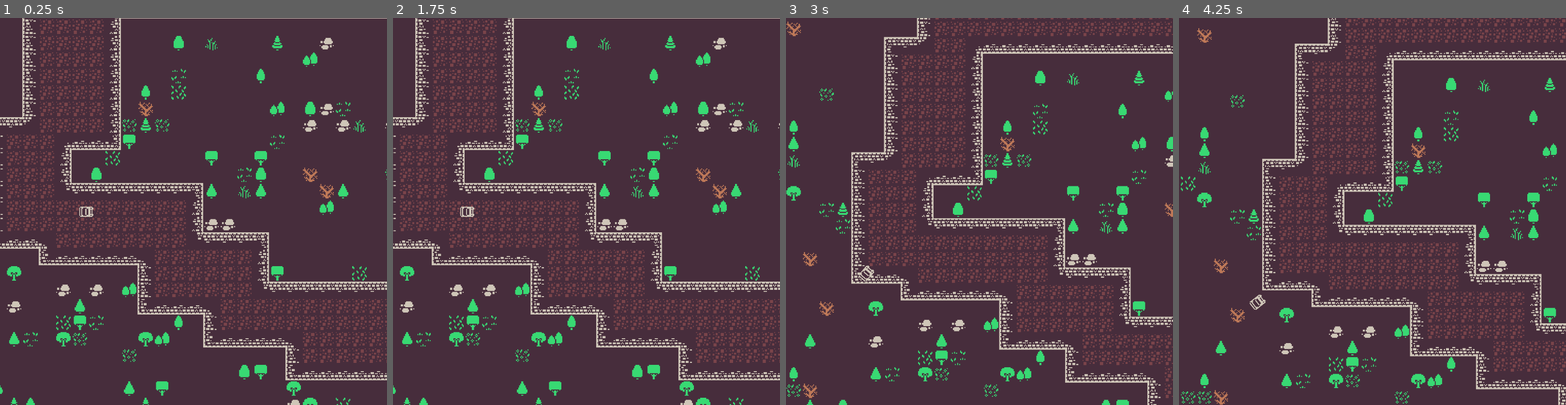
Above: before the commit, frames 1-4 (left to right).
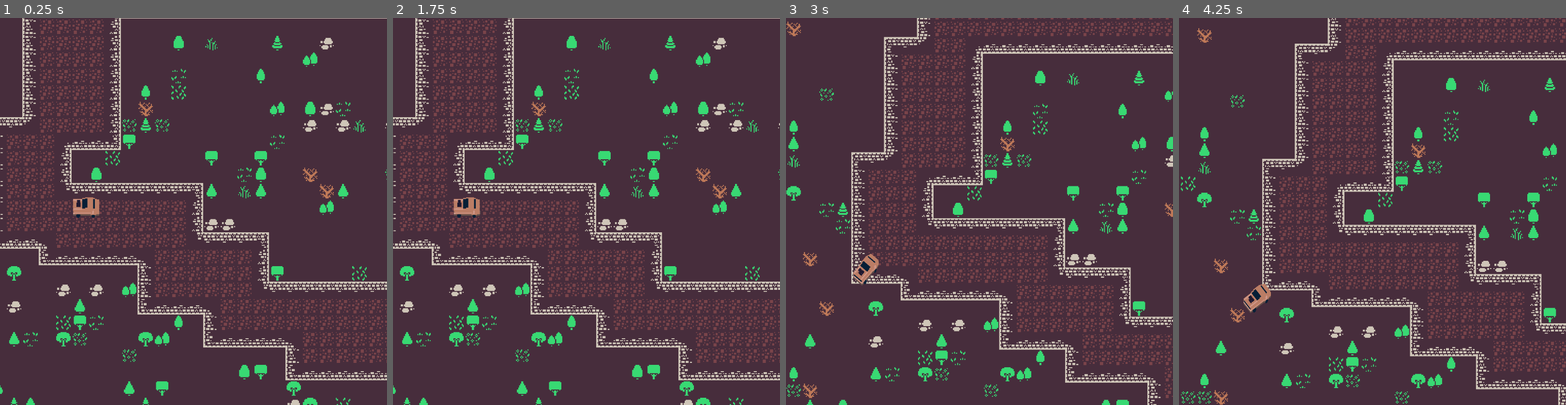
Above: after the commit, the same moments.

Repository: melhor-ia/Race-yourself
Game: Godot game, scene res://game.tscn
Same seed, same stepped clock (60 frames per second), same inputs: the game is played once before the commit and once after it.
Inputs:
- Up to frame 1 (0.25 s): no input
- Up to frame 2 (1.75 s): tap Enter at 0.5 s; hold D (move_right) 0.53-1.28 s; tap Space at 1.25 s; hold S (move_down) from 1.28 s (still down)
- Up to frame 3 (3 s): release S (move_down) at 2.03 s; hold D (move_right) 2.03-2.78 s; hold W (move_up) from 2.78 s (still down)
- Up to frame 4 (4.25 s): release W (move_up) at 3.53 s; hold A (move_left) from 3.53 s (still down)

The runs differ from the first frame. In frame 1, 0.3% of the frame differs, in the area x 18-26%, y 46-52%; in frame 2, 0.3%; in frame 3, 0.3%; in frame 4, 0.3%, in the area x 16-24%, y 68-77%.

Commit message:
stacking tiles

Diff:
--- a/race-yourself/elements/delorian/de_lorean.gd
+++ b/race-yourself/elements/delorian/de_lorean.gd
@@ -10,12 +10,12 @@
 @export var slip_speed = 400  # Speed above which the car's traction decreases (for drifting)
 @export var traction_fast = 2.5  # Traction factor when the car is moving fast (affects control)
 @export var traction_slow = 10  # Traction factor when the car is moving slow (affects control)
+@export var is_active = false
 
 var wheel_base = 14*4  # Distance between the front and back axle of the car
 var acceleration = Vector2.ZERO  # Current acceleration vector
 var steer_direction  # Current direction of steering
 
-@export var is_active = false
 
 func _physics_process(delta: float) -> void:
 	if is_active:
--- a/race-yourself/elements/delorian/de_lorean.tscn
+++ b/race-yourself/elements/delorian/de_lorean.tscn
@@ -2,11 +2,8 @@
 
 [ext_resource type="Script" uid="uid://b3l765sw1qiux" path="res://elements/delorian/de_lorean.gd" id="1_jxhqk"]
 [ext_resource type="Material" uid="uid://c48rld4sigxy1" path="res://elements/delorian/particles.tres" id="2_2pjhi"]
-[ext_resource type="Texture2D" uid="uid://4ol3e3s0f7nh" path="res://assets/colored_packed.png" id="2_jxhqk"]
-
-[sub_resource type="AtlasTexture" id="AtlasTexture_2pjhi"]
-atlas = ExtResource("2_jxhqk")
-region = Rect2(739, 17, 10, 14)
+[ext_resource type="Texture2D" uid="uid://wi3kddxugmku" path="res://assets/Madmaxstylecar.png" id="3_2pjhi"]
+[ext_resource type="Script" uid="uid://dqcq52sxui6ms" path="res://elements/delorian/stacked_sprite.gd" id="4_ijyud"]
 
 [sub_resource type="RectangleShape2D" id="RectangleShape2D_fc0e3"]
 size = Vector2(64, 52)
@@ -18,20 +15,23 @@
 is_active = true
 
 [node name="GPUParticles2D" type="GPUParticles2D" parent="."]
-position = Vector2(-15, -13)
+position = Vector2(-11, -14)
 amount = 3000
 process_material = ExtResource("2_2pjhi")
 
 [node name="GPUParticles2D2" type="GPUParticles2D" parent="."]
-position = Vector2(-15, 13)
+position = Vector2(-11, 14)
 amount = 3000
 process_material = ExtResource("2_2pjhi")
 
 [node name="Sprite2D" type="Sprite2D" parent="."]
-position = Vector2(10, 1)
-rotation = -1.5708
-scale = Vector2(4, 4)
-texture = SubResource("AtlasTexture_2pjhi")
+position = Vector2(10, 0)
+scale = Vector2(1.5, 1.5)
+texture = ExtResource("3_2pjhi")
+hframes = 12
+script = ExtResource("4_ijyud")
+
+[node name="reverse_rotation" type="Marker2D" parent="Sprite2D"]
 
 [node name="CollisionShape2D" type="CollisionShape2D" parent="."]
 position = Vector2(10, 1)
--- /dev/null
+++ b/race-yourself/elements/delorian/stacked_sprite.gd
@@ -0,0 +1,28 @@
+extends Sprite2D
+
+var isready = false
+
+func _process(delta):
+	if isready:
+		for sprite in $reverse_rotation.get_children():
+			$reverse_rotation.global_rotation = 0
+			sprite.rotation = global_rotation
+
+func clear_sprites():
+	for sprite in $reverse_rotation.get_children():
+		sprite.queue_free()
+
+func _ready():
+	render_sprites()
+	isready = true
+
+func render_sprites():
+	clear_sprites()
+	for i in range(0, hframes):
+		var next_sprite = Sprite2D.new()
+		next_sprite.texture = texture
+		next_sprite.hframes = hframes
+		next_sprite.frame = i
+		next_sprite.position.y = -i *2
+		next_sprite.scale = scale
+		$reverse_rotation.add_child(next_sprite)
Binary file added: race-yourself/assets/Madmaxstylecar.png
Not shown, added: race-yourself/assets/Madmaxstylecar.png.import
Not shown, added: race-yourself/elements/delorian/stacked_sprite.gd.uid
